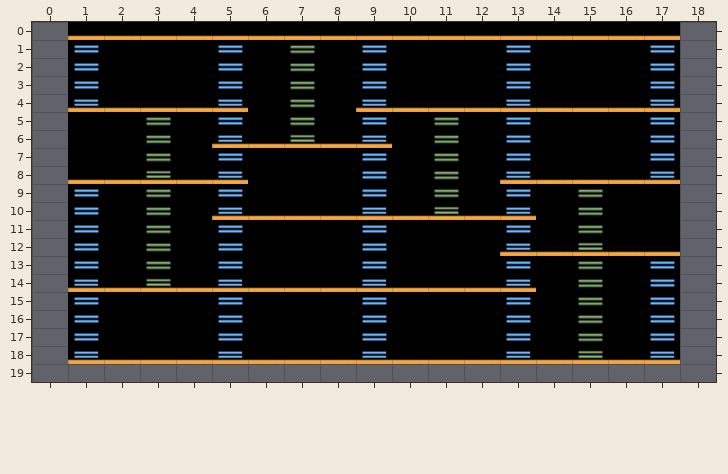
Level history. Tiled map (JSON): BurgerTime/assets/levels/Level1.json. The picture above is the old version.
Cells are 60x30 px. Shown: x 0..18, y 0..19. The old version is drawn lined up with the new one.
The result:
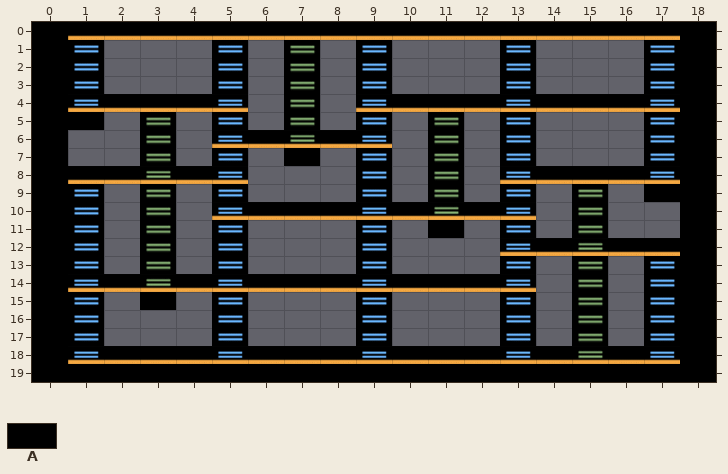
Key: from "Map": A 5.
_ is an empty cell.
Tiles of an added or newly shown layer are drawn over the layers below it.
Edits made:
map size 17x20 -> 19x20 cells (old content now starts at 1,0; both pictures use the new coordinates)
Layer "Background" (now hidden):
Tile A is gone in rows 1 to 3 at x 2 to 4, 6, 8, 10 to 12 and 14 to 16; in row 4 at x 6 and 8; in row 5 at x 2, 4, 6, 8, 10, 12 and 14 to 16; in row 6 at x 1 to 2, 4, 10, 12 and 14 to 16; in row 7 at x 1 to 2, 4, 6, 8, 10, 12 and 14 to 16; in row 8 at x 6 to 8, 10 and 12.
Tile A is gone in row 9 at x 2, 4, 6 to 8, 10, 12, 14 and 16; in row 10 at x 2, 4, 14 and 16 to 17; in row 11 at x 2, 4, 6 to 8, 10, 12, 14 and 16 to 17; in row 12 at x 2, 4, 6 to 8 and 10 to 12; in row 13 at x 2, 4, 6 to 8, 10 to 12, 14 and 16; in row 14 at x 14 and 16.
Tile A is gone in row 15 at x 2, 4, 6 to 8, 10 to 12, 14 and 16; in rows 16 to 17 at x 2 to 4, 6 to 8, 10 to 12, 14 and 16.
Layer "Collisions" (added):
There is now tile A in rows 0 to 18 at x 0 and 18; in row 19 at x 0 to 18.
Boxes around the changes in both pictures, in picture pixels (x1, y1, x2, y2):
changed: (32, 22, 716, 382)
